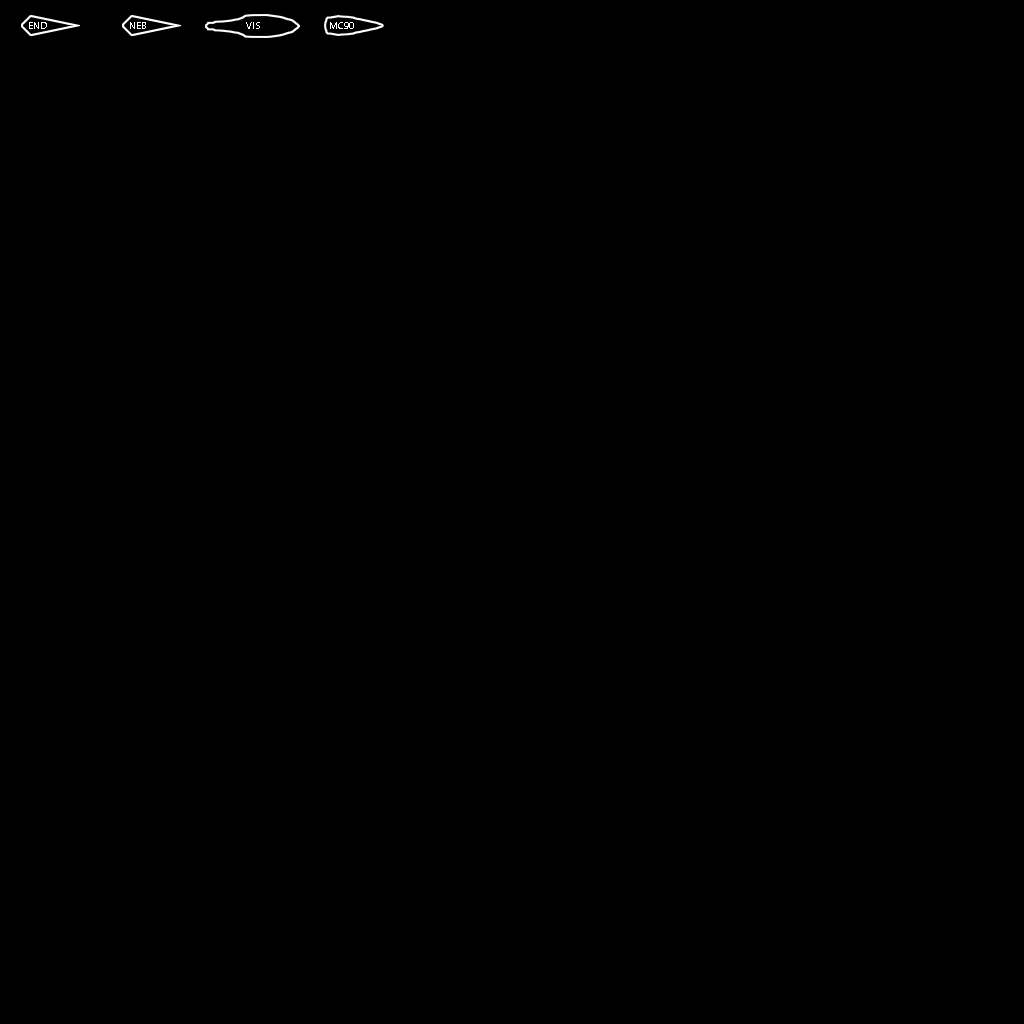
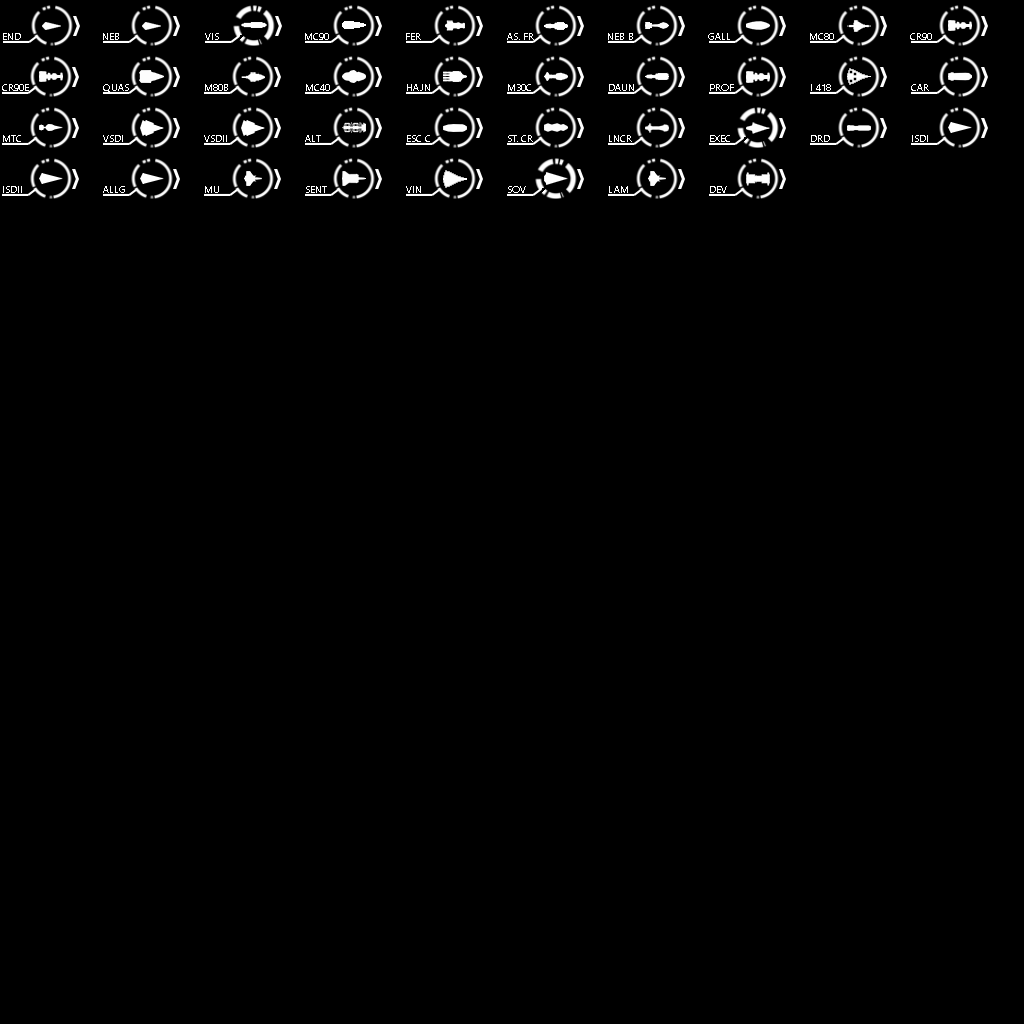
Two versions of the same layered image (1024x1024). Layer-by-layer changes:
added group "World Devastator" with 3 layers above "Lamba Shuttle" over [709,158,786,199]
added layer "Indicator" (1st of 26, in "World Devastator") in group "World Devastator" over [709,158,786,199]
added group "Lamba Shuttle" with 3 layers above "Vindicator Cruiser" over [608,158,685,199]
added layer "Indicator" (2nd of 26, in "Lamba Shuttle") in group "Lamba Shuttle" over [608,158,685,199]
added group "Vindicator Cruiser" with 3 layers above "Sentinel Dropship" over [406,158,483,199]
added layer "Indicator" (3rd of 26, in "Vindicator Cruiser") in group "Vindicator Cruiser" over [406,158,483,199]
added group "Sentinel Dropship" with 3 layers above "Mu Shuttle" over [305,158,382,199]
added layer "Indicator" (4th of 26, in "Sentinel Dropship") in group "Sentinel Dropship" over [305,158,382,199]
added group "Mu Shuttle" with 3 layers above "Allegiance" over [204,158,281,199]
added layer "Indicator" (5th of 26, in "Mu Shuttle") in group "Mu Shuttle" over [204,158,281,199]
added group "Allegiance" with 3 layers above "ISDII" over [103,158,180,199]
added layer "Indicator" (6th of 26, in "Allegiance") in group "Allegiance" over [103,158,180,199]
added group "ISDII" (1st of 2) with 3 layers above "ISDI" over [2,158,79,199]
added layer "Indicator" (7th of 26, in "ISDII") in group "ISDII" over [2,158,79,199]
added group "ISDI" (1st of 2) with 3 layers above "Dreadnaught" over [911,107,988,148]
added layer "Indicator" (8th of 26, in "ISDI") in group "ISDI" over [911,107,988,148]
added group "Dreadnaught" with 3 layers above "Sovereign-class SSD" over [810,107,887,148]
added layer "Indicator" (9th of 26, in "Dreadnaught") in group "Dreadnaught" over [810,107,887,148]
added group "CR90" (1st of 2) with 3 layers above "MC80" over [910,5,988,46]
added group "Gallofree Transport" with 3 layers above "Nebulon-B" over [708,5,786,46]
…and 136 more changes (128 added, 4 moved_by, 4 removed, 4 stack)
